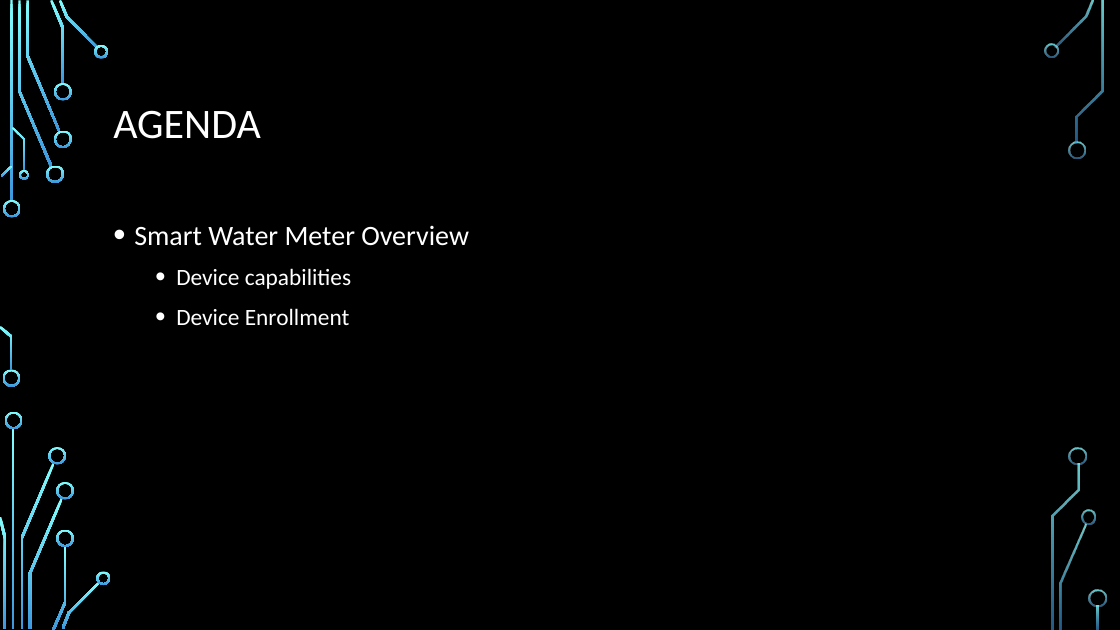
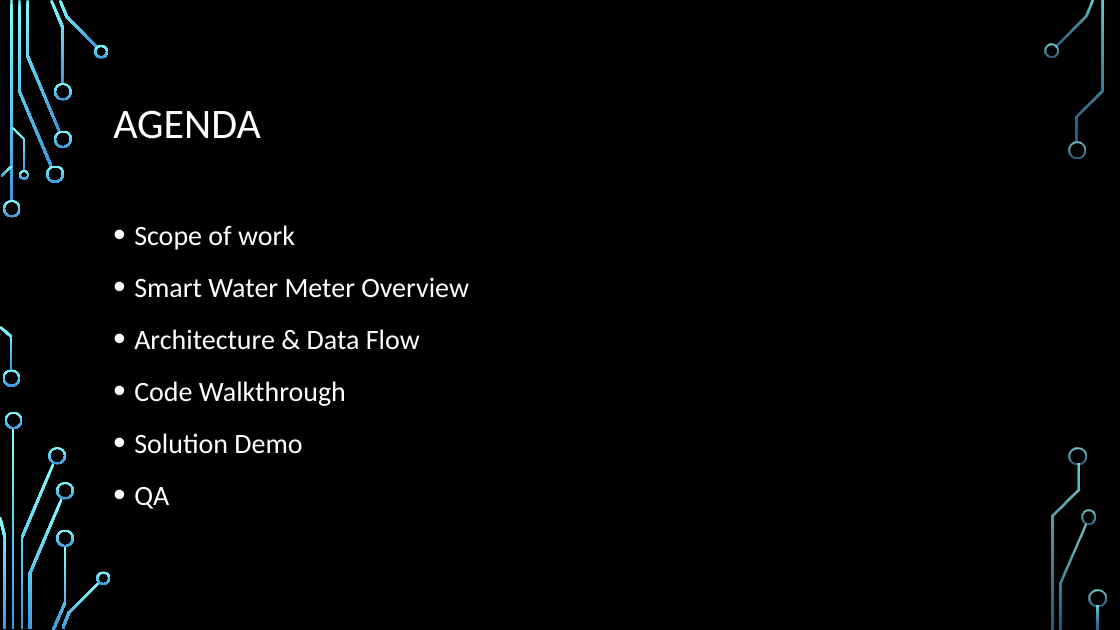
Before and after one commit to sgbangale/iot-swmsb, a slide deck: slide 2 of documents/Smart Water Meter.pptm. Drawn at 1120x630 pixels with LibreOffice and Linux fonts; fonts in the diff are those of the drawing; background and template pictures are left out. Boxes give left, top, right and bottom in pixels: in the first picture for what was removed or moved away, otherwise in the second. Text is boxed around its words. In the diff, an @@ line names an element or a change of style, - is before the commit and + after.

```diff
--- a/documents/Smart Water Meter.pptm
+++ b/documents/Smart Water Meter.pptm
@@ text at [134,225,295,250]: paragraph added @@
+• Scope of work
@@ text at [134,329,420,509]: text changed; size 20 to 24 pt @@
-  • Device capabilities
-  • Device Enrollment
+• Architecture & Data Flow
+• Code Walkthrough
+• Solution Demo
+• QA
```
Also in this commit, not shown: 1 other slide changed, 6 slides added, 2 slides removed.
